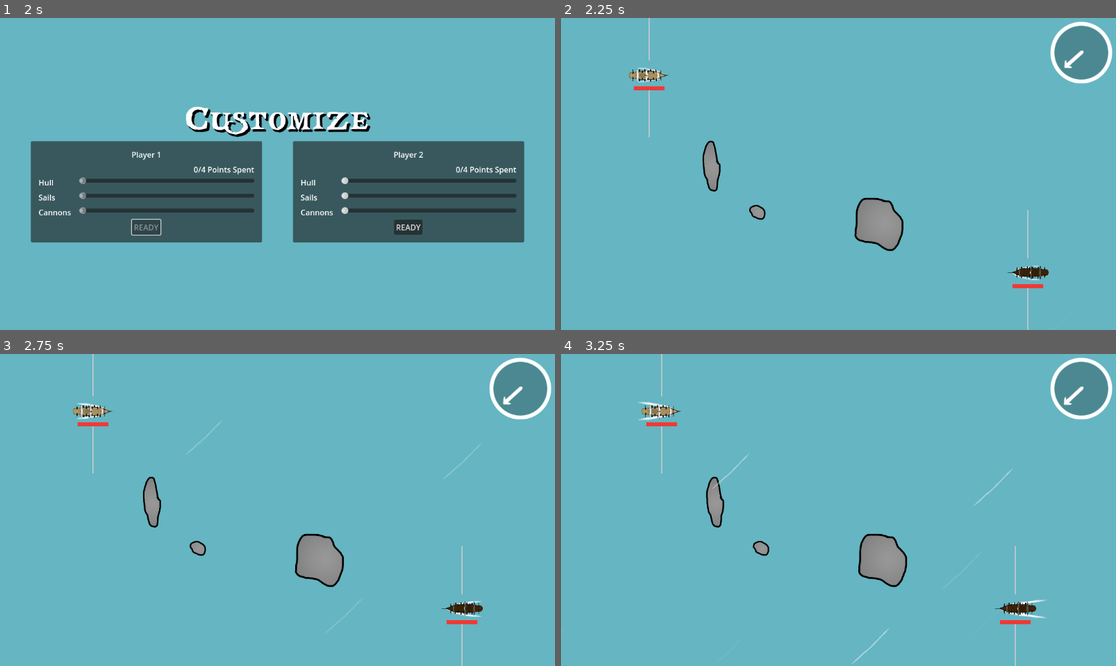
Above: before the commit, frames 1-4 (two rows, left to right).
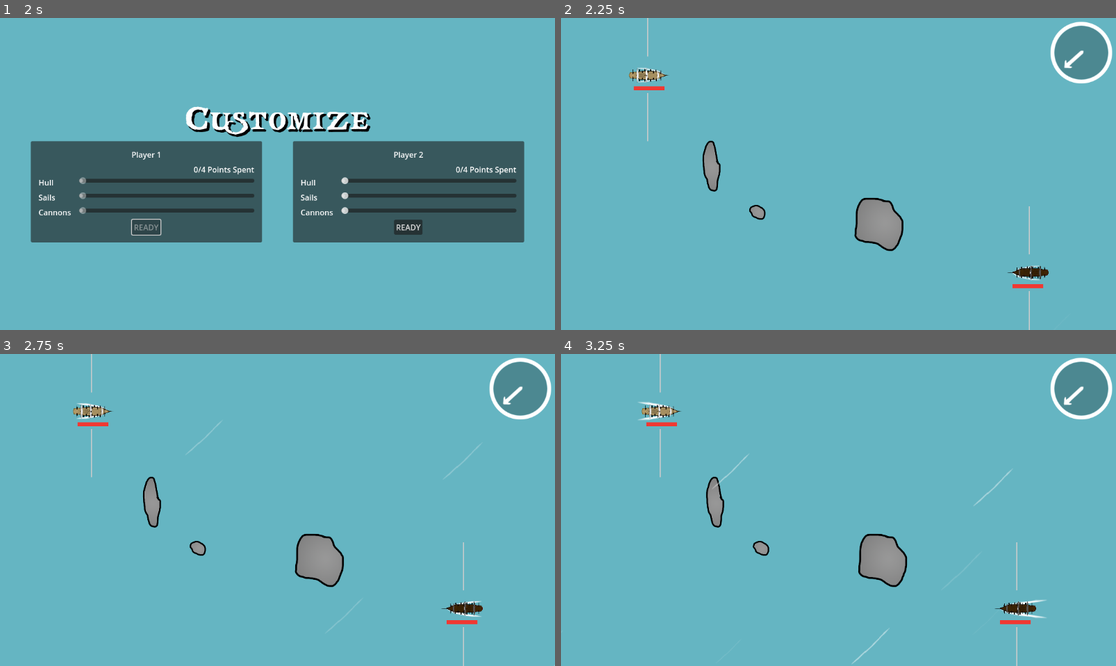
Above: after the commit, the same moments.

Repository: friedev/corsair-warfare
Game: Godot game, scene res://scenes/main.tscn
Same seed, same stepped clock (60 frames per second), same inputs: the game is played once before the commit and once after it. Sound files missing from this copy of the repository are replaced by a short silence.
Inputs:
- Up to frame 1 (2 s): click "Play" at 0.5 s; click "READY" at 1.25 s
- Up to frame 2 (2.25 s): click "READY" at 2 s
- Up to frame 3 (2.75 s): no input
- Up to frame 4 (3.25 s): no input

Frame 1 is identical in both runs. In frame 2, 0.3% of the frame differs, in the area x 15-85%, y 0-100%; in frame 3, 0.3%; in frame 4, 0.3%.

Commit message:
Extract duplicated cannon nodes to Cannons scene

Diff:
--- a/scenes/cannon_fire_particles.tscn
+++ b/scenes/cannon_fire_particles.tscn
@@ -17,9 +17,8 @@
 
 [sub_resource type="ParticleProcessMaterial" id="ParticleProcessMaterial_5jyyf"]
 emission_shape = 3
-emission_box_extents = Vector3(17, 0, 0)
+emission_box_extents = Vector3(0, 17, 0)
 particle_flag_disable_z = true
-direction = Vector3(0, -1, 0)
 gravity = Vector3(0, 0, 0)
 initial_velocity_min = 20.0
 initial_velocity_max = 100.0
@@ -37,7 +36,6 @@
 color_ramp = SubResource("GradientTexture1D_i8erf")
 
 [node name="CannonFireParticles" type="GPUParticles2D"]
-emitting = false
 amount = 24
 process_material = SubResource("ParticleProcessMaterial_5jyyf")
 texture = ExtResource("1_4m75a")
--- /dev/null
+++ b/scenes/cannons.tscn
@@ -0,0 +1,46 @@
+[gd_scene load_steps=6 format=3 uid="uid://b1sd5q2a8ipii"]
+
+[ext_resource type="Script" path="res://scripts/cannons.gd" id="1_12xu5"]
+[ext_resource type="PackedScene" uid="uid://bjm3sngi2jga5" path="res://scenes/cannon_bar.tscn" id="1_13w3n"]
+[ext_resource type="PackedScene" uid="uid://b7g73ymbg4q4y" path="res://scenes/cannon_fire_particles.tscn" id="2_tydm3"]
+[ext_resource type="AudioStream" uid="uid://c2ym4dc2scsby" path="res://sound/cannon_fire.wav" id="3_nn8nd"]
+[ext_resource type="AudioStream" uid="uid://dlkomyuf6prb7" path="res://sound/Cannon_Reload.wav" id="5_pkxem"]
+
+[node name="Cannons" type="Node2D"]
+script = ExtResource("1_12xu5")
+
+[node name="SpawnPoint1" type="Marker2D" parent="."]
+unique_name_in_owner = true
+position = Vector2(0, -17)
+gizmo_extents = 4.0
+
+[node name="SpawnPoint2" type="Marker2D" parent="."]
+unique_name_in_owner = true
+position = Vector2(0, 17)
+gizmo_extents = 4.0
+
+[node name="ReloadTimer" type="Timer" parent="."]
+unique_name_in_owner = true
+wait_time = 2.0
+one_shot = true
+
+[node name="ReloadBar" parent="." instance=ExtResource("1_13w3n")]
+unique_name_in_owner = true
+rotation = 0.0
+
+[node name="FireParticles" parent="." instance=ExtResource("2_tydm3")]
+unique_name_in_owner = true
+emitting = false
+
+[node name="FireSound" type="AudioStreamPlayer2D" parent="."]
+unique_name_in_owner = true
+stream = ExtResource("3_nn8nd")
+bus = &"Sound"
+
+[node name="ReloadSound" type="AudioStreamPlayer2D" parent="."]
+unique_name_in_owner = true
+stream = ExtResource("5_pkxem")
+volume_db = 16.0
+bus = &"Sound"
+
+[connection signal="timeout" from="ReloadTimer" to="." method="_on_reload_timer_timeout"]
--- a/scenes/ship.tscn
+++ b/scenes/ship.tscn
@@ -1,11 +1,8 @@
-[gd_scene load_steps=25 format=3 uid="uid://br6t7rkbtydwg"]
+[gd_scene load_steps=22 format=3 uid="uid://br6t7rkbtydwg"]
 
 [ext_resource type="Texture2D" uid="uid://dpta5trs72k6v" path="res://sprites/white_ship.png" id="1_2f5eh"]
 [ext_resource type="Script" path="res://scripts/ship.gd" id="1_lvdat"]
-[ext_resource type="PackedScene" uid="uid://coqvjgbm03mhf" path="res://scenes/cannonball.tscn" id="5_iubct"]
-[ext_resource type="PackedScene" uid="uid://b7g73ymbg4q4y" path="res://scenes/cannon_fire_particles.tscn" id="6_kok1b"]
-[ext_resource type="PackedScene" uid="uid://bjm3sngi2jga5" path="res://scenes/cannon_bar.tscn" id="6_qica2"]
-[ext_resource type="AudioStream" uid="uid://c2ym4dc2scsby" path="res://sound/cannon_fire.wav" id="9_phvo0"]
+[ext_resource type="PackedScene" uid="uid://b1sd5q2a8ipii" path="res://scenes/cannons.tscn" id="4_dkwe4"]
 [ext_resource type="AudioStream" uid="uid://dlkomyuf6prb7" path="res://sound/Cannon_Reload.wav" id="10_850h8"]
 [ext_resource type="Texture2D" uid="uid://c6lslv6mc0oy3" path="res://sprites/particles/ship_wake_particle.png" id="11_yy8k2"]
 [ext_resource type="Texture2D" uid="uid://cfdfpuivgxput" path="res://sprites/particles/smoke_particle.png" id="12_vokgj"]
@@ -110,7 +107,6 @@
 ram_dps_max = 0.2
 obstacle_dps = 0.15
 max_health = 1.0
-cannonball_scene = ExtResource("5_iubct")
 
 [node name="CollisionPolygon2D" type="CollisionPolygon2D" parent="."]
 unique_name_in_owner = true
@@ -138,69 +134,15 @@
 show_percentage = false
 metadata/_edit_use_anchors_ = true
 
-[node name="CooldownTimerL" type="Timer" parent="."]
-unique_name_in_owner = true
-wait_time = 2.0
-one_shot = true
-
-[node name="CooldownTimerR" type="Timer" parent="."]
-unique_name_in_owner = true
-wait_time = 2.0
-one_shot = true
-
-[node name="CannonSpawnPoints" type="Node2D" parent="."]
-
-[node name="CannonPointL1" type="Marker2D" parent="CannonSpawnPoints"]
-unique_name_in_owner = true
-position = Vector2(-20, -8)
-gizmo_extents = 4.0
-
-[node name="CannonPointL2" type="Marker2D" parent="CannonSpawnPoints"]
-unique_name_in_owner = true
-position = Vector2(14, -8)
-gizmo_extents = 4.0
-
-[node name="CannonPointR1" type="Marker2D" parent="CannonSpawnPoints"]
-unique_name_in_owner = true
-position = Vector2(-20, 8)
-gizmo_extents = 4.0
-
-[node name="CannonPointR2" type="Marker2D" parent="CannonSpawnPoints"]
-unique_name_in_owner = true
-position = Vector2(14, 8)
-gizmo_extents = 4.0
-
-[node name="CannonBarL" parent="." instance=ExtResource("6_qica2")]
-unique_name_in_owner = true
-
-[node name="CannonBarR" parent="." instance=ExtResource("6_qica2")]
-unique_name_in_owner = true
-rotation = 1.5708
-
-[node name="CannonParticlesL" parent="." instance=ExtResource("6_kok1b")]
+[node name="LeftCannons" parent="." instance=ExtResource("4_dkwe4")]
 unique_name_in_owner = true
 position = Vector2(-3, -8)
+rotation = -1.5708
 
-[node name="CannonParticlesR" parent="." instance=ExtResource("6_kok1b")]
+[node name="RightCannons" parent="." instance=ExtResource("4_dkwe4")]
 unique_name_in_owner = true
 position = Vector2(-3, 8)
-rotation = 3.14159
-
-[node name="CannonSoundL" type="AudioStreamPlayer2D" parent="."]
-unique_name_in_owner = true
-stream = ExtResource("9_phvo0")
-bus = &"Sound"
-
-[node name="CannonSoundR" type="AudioStreamPlayer2D" parent="."]
-unique_name_in_owner = true
-stream = ExtResource("9_phvo0")
-bus = &"Sound"
-
-[node name="CannonReload" type="AudioStreamPlayer2D" parent="."]
-unique_name_in_owner = true
-stream = ExtResource("10_850h8")
-volume_db = 16.0
-bus = &"Sound"
+rotation = 1.5708
 
 [node name="DamageSound" type="AudioStreamPlayer2D" parent="."]
 unique_name_in_owner = true
@@ -237,6 +179,3 @@
 unique_name_in_owner = true
 wait_time = 0.1
 one_shot = true
-
-[connection signal="timeout" from="CooldownTimerL" to="." method="_on_cooldown_timer_l_timeout"]
-[connection signal="timeout" from="CooldownTimerR" to="." method="_on_cooldown_timer_r_timeout"]
--- /dev/null
+++ b/scripts/cannons.gd
@@ -0,0 +1,52 @@
+extends Node2D
+class_name Cannons
+
+const max_cannonball_offset := 10.0
+const cannonball_scene := preload("res://scenes/cannonball.tscn")
+
+@onready var spawn_point_1: Node2D = %SpawnPoint1
+@onready var spawn_point_2: Node2D = %SpawnPoint2
+@onready var reload_timer: Timer = %ReloadTimer
+@onready var reload_bar: ProgressBar = %ReloadBar
+@onready var fire_particles: GPUParticles2D = %FireParticles
+@onready var fire_sound: AudioStreamPlayer2D = %FireSound
+@onready var reload_sound: AudioStreamPlayer2D = %ReloadSound
+
+
+func _process(delta: float) -> void:
+	self.reload_bar.value = (
+		self.reload_bar.max_value
+		* (1 - self.reload_timer.time_left / self.reload_timer.wait_time)
+	)
+
+func can_fire() -> bool:
+	return self.reload_timer.is_stopped()
+
+
+func spawn_cannonball(ball_position: Vector2) -> void:
+	var cannonball = self.cannonball_scene.instantiate()
+	cannonball.global_position = ball_position
+	cannonball.global_rotation = self.global_rotation
+	cannonball.add_collision_exception_with(self.get_parent())
+	# TODO find a better way to access the World node
+	self.get_parent().get_parent().add_child(cannonball)
+
+
+func fire(cannon_count: int) -> void:
+	var p := self.spawn_point_1.global_position
+	var q := self.spawn_point_2.global_position
+	for i in range(cannon_count):
+		var offset_ratio := float(i) / float(cannon_count)
+		var perpendicular_offset := self.max_cannonball_offset * randf()
+		var ball_position := p + (q - p) * offset_ratio
+		ball_position -= Vector2(perpendicular_offset, 0).rotated(self.rotation)
+		self.spawn_cannonball(ball_position)
+	self.fire_sound.pitch_scale = 1 + (randf() - 0.5) * 0.4
+	self.fire_sound.play()
+	self.fire_particles.restart()
+	self.reload_timer.start()
+
+
+func _on_reload_timer_timeout() -> void:
+	self.reload_sound.pitch_scale = 1 + (randf() - 0.5) * 0.125
+	self.reload_sound.play()
--- a/scripts/ship.gd
+++ b/scripts/ship.gd
@@ -4,8 +4,6 @@
 signal cannon_fired
 signal damage_taken(damage: float)
 signal destroyed(ship: Ship)
-
-const max_cannonball_offset := 10.0
 
 enum Player {
 	P1 = 1,
@@ -29,7 +27,6 @@
 @export var max_health: float
 
 @export var cannon_count: int
-@export var cannonball_scene: PackedScene
 
 
 var health: float:
@@ -57,9 +54,6 @@
 			self.medium_health_particles.emitting = false
 			self.low_health_particles.emitting = true
 
-var can_fire_l := true
-var can_fire_r := true
-
 var enabled := true:
 	set(value):
 		enabled = value
@@ -72,21 +66,8 @@
 @onready var sprite: Sprite2D = %Sprite2D
 @onready var control_parent: Node2D = %ControlParent
 @onready var health_bar: ProgressBar = %HealthBar
-@onready var cannon_bar_l: ProgressBar = %CannonBarL
-@onready var cannon_bar_r: ProgressBar = %CannonBarR
-
-@onready var cooldown_timer_l: Timer = %CooldownTimerL
-@onready var cooldown_timer_r: Timer = %CooldownTimerR
-@onready var cannon_particles_l: GPUParticles2D = %CannonParticlesL
-@onready var cannon_particles_r: GPUParticles2D = %CannonParticlesR
-@onready var cannon_sound_l: AudioStreamPlayer2D = %CannonSoundL
-@onready var cannon_sound_r: AudioStreamPlayer2D = %CannonSoundR
-@onready var cannon_reload_sound: AudioStreamPlayer2D = %CannonReload
-@onready var cannon_point_l1: Node2D = %CannonPointL1
-@onready var cannon_point_l2: Node2D = %CannonPointL2
-@onready var cannon_point_r1: Node2D = %CannonPointR1
-@onready var cannon_point_r2: Node2D = %CannonPointR2
-
+@onready var left_cannons: Cannons = %LeftCannons
+@onready var right_cannons: Cannons = %RightCannons
 @onready var collision_polygon: CollisionPolygon2D = %CollisionPolygon2D
 @onready var damage_sound: AudioStreamPlayer2D = %DamageSound
 @onready var wake_particles: GPUParticles2D = %WakeParticles
@@ -111,15 +92,6 @@
 
 
 func _physics_process(delta: float) -> void:
-	self.cannon_bar_l.value = (
-		self.cannon_bar_l.max_value
-		* (1 - self.cooldown_timer_l.time_left / self.cooldown_timer_l.wait_time)
-	)
-	self.cannon_bar_r.value = (
-		self.cannon_bar_r.max_value
-		* (1 - self.cooldown_timer_r.time_left / self.cooldown_timer_r.wait_time)
-	)
-
 	var action_prefix: String
 	if self.player == Player.P1:
 		action_prefix = "p1"
@@ -130,12 +102,19 @@
 		self.apply_torque(-self.rotation_speed)
 	if Input.is_action_pressed("%s_right" % action_prefix):
 		self.apply_torque(self.rotation_speed)
-	if Input.is_action_pressed("%s_fire_right" % action_prefix) and self.can_fire_r:
-		self.fire_cannons_right()
-	if Input.is_action_pressed("%s_fire_left" % action_prefix) and self.can_fire_l:
-		self.fire_cannons_left()
+	if Input.is_action_pressed("%s_fire_right" % action_prefix):
+		self.fire(self.right_cannons)
+	if Input.is_action_pressed("%s_fire_left" % action_prefix):
+		self.fire(self.left_cannons)
 	self.apply_wind_force()
 	self.apply_collision_damage(delta)
+
+
+func fire(cannons: Cannons) -> void:
+	if cannons.can_fire():
+		cannons.fire(self.cannon_count)
+		Input.start_joy_vibration(self.getDevice(), 0.5, 0.0, 0.25)
+		self.cannon_fired.emit()
 
 
 func apply_wind_force() -> void:
@@ -170,67 +149,9 @@
 		self.health -= damage_to_self
 
 
-func spawn_cannonball(ball_position: Vector2, ball_rotation: float):
-	var cannonball = self.cannonball_scene.instantiate()
-	cannonball.global_position = ball_position
-	cannonball.rotation = ball_rotation
-	cannonball.add_collision_exception_with(self)
-	self.get_parent().add_child(cannonball)
-
-
-func fire_cannons(point1: Vector2, point2: Vector2, ball_rotation: float):
-	for i in range(self.cannon_count):
-		var offset_ratio := float(i) / float(self.cannon_count)
-		var perpendicular_offset := self.max_cannonball_offset * randf()
-		var ball_position := point1 + (point2 - point1) * offset_ratio
-		ball_position -= Vector2(perpendicular_offset, 0).rotated(ball_rotation)
-		self.spawn_cannonball(ball_position, ball_rotation)
-	self.cannon_fired.emit()
-	Input.start_joy_vibration(self.getDevice(), 0.5, 0.0, 0.25)
-
-
-func fire_cannons_right():
-	self.fire_cannons(
-		self.cannon_point_r1.global_position,
-		self.cannon_point_r2.global_position,
-		PI / 2 + self.rotation
-	)
-	self.can_fire_r = false
-	self.cannon_sound_r.pitch_scale = 1 + (randf() - 0.5) * 0.125
-	self.cannon_sound_r.play()
-	self.cannon_particles_r.restart()
-	self.cooldown_timer_r.start()
-
-
-
-func fire_cannons_left():
-	self.fire_cannons(
-		self.cannon_point_l1.global_position,
-		self.cannon_point_l2.global_position,
-		-PI / 2 + self.rotation
-	)
-	self.can_fire_l = false
-	self.cannon_sound_l.pitch_scale = 1 + (randf() - 0.1) * 0.4
-	self.cannon_sound_l.play()
-	self.cannon_particles_l.restart()
-	self.cooldown_timer_l.start()
-
-
 func destroy() -> void:
 	self.enabled = false
 	self.destroyed.emit(self)
-
-
-func _on_cooldown_timer_l_timeout() -> void:
-	self.can_fire_l = true
-	self.cannon_reload_sound.pitch_scale = 1 + (randf() - 0.5) * 0.4
-	self.cannon_reload_sound.play()
-
-
-func _on_cooldown_timer_r_timeout() -> void:
-	self.can_fire_r = true
-	self.cannon_reload_sound.pitch_scale = 1 + (randf() - 0.5) * 0.4
-	self.cannon_reload_sound.play()
 
 
 func getDevice() -> int:
